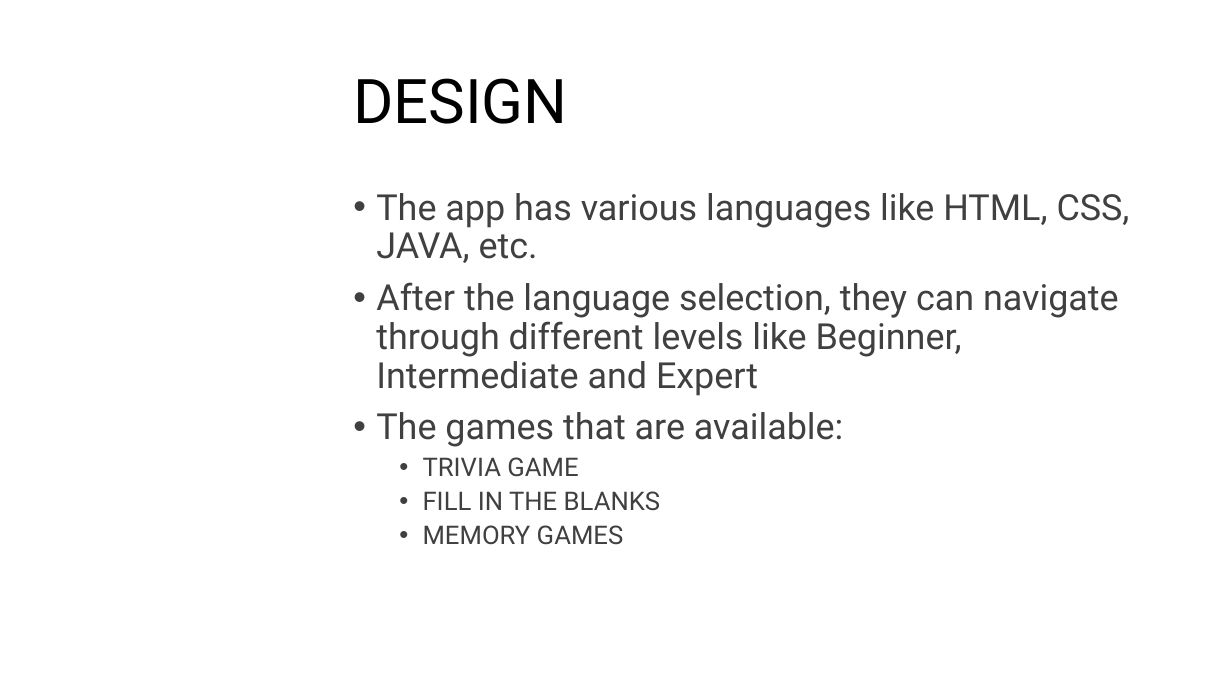
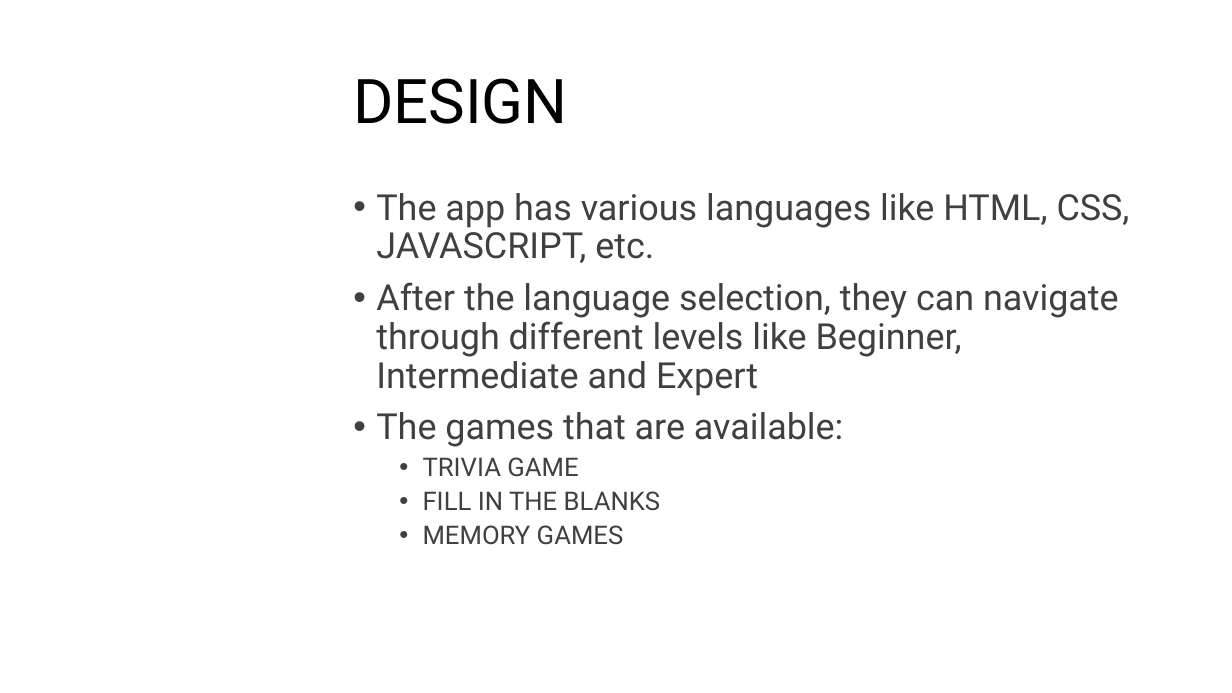
Before and after one commit to vidhi27/playNlearn, a slide deck: slide 4 of PLAY N’ LEARN.pptx. Drawn at 1232x693 pixels with LibreOffice and Linux fonts; fonts in the diff are those of the drawing; background and template pictures are left out. Boxes give left, top, right and bottom in pixels: in the first picture for what was removed or moved away, otherwise in the second. Text is boxed around its words. In the diff, an @@ line names an element or a change of style, - is before the commit and + after.

```diff
--- a/PLAY N’ LEARN.pptx
+++ b/PLAY N’ LEARN.pptx
@@ text at (376,193,1130,263): text changed @@
-• The app has various languages like HTML, CSS, JAVA, etc.
+• The app has various languages like HTML, CSS, JAVASCRIPT, etc.
```
Also in this commit, not shown: 3 other files.
